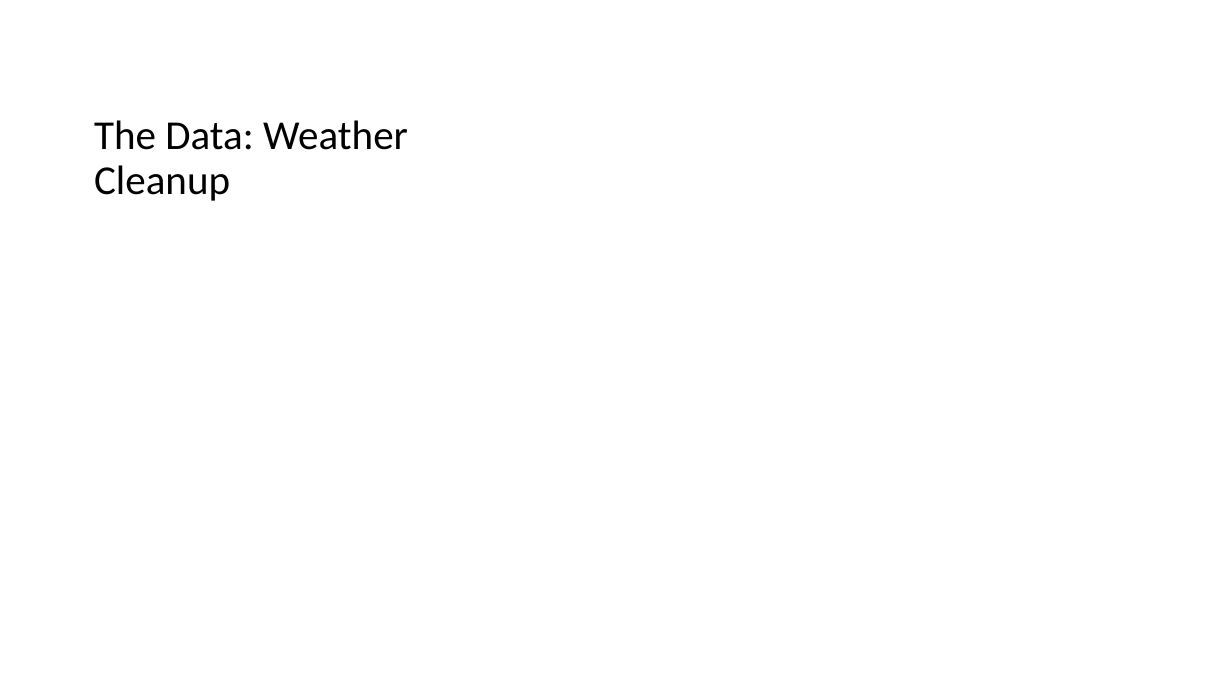
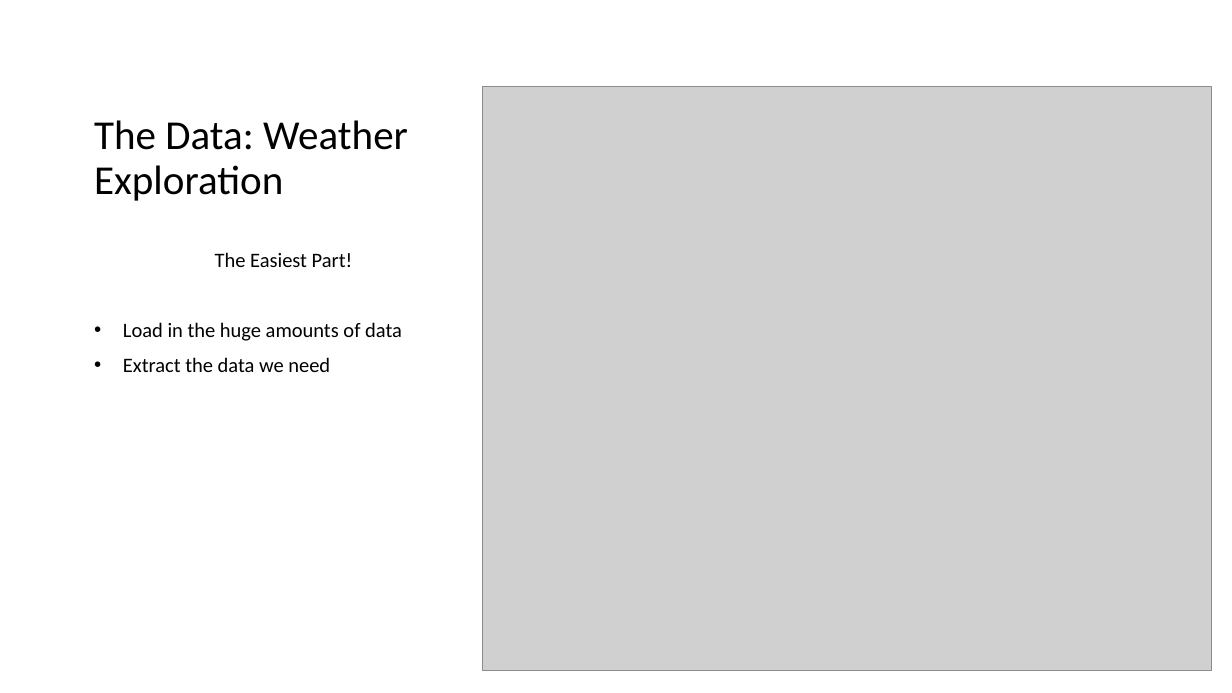
Before and after one commit to franciscohohn/Project_1, a slide deck: slide 5 of Weather_vs_Crime.pptx. Drawn at 1232x693 pixels with LibreOffice and Linux fonts; fonts in the diff are those of the drawing; grey boxes stand for pictures. Boxes give left, top, right and bottom in pixels: in the first picture for what was removed or moved away, otherwise in the second. Text is boxed around its words. In the diff, an @@ line names an element or a change of style, - is before the commit and + after.

```diff
--- a/Weather_vs_Crime.pptx
+++ b/Weather_vs_Crime.pptx
@@ picture added at (482, 87, 1212, 671) @@
@@ title at (94, 120, 408, 201): text changed @@
-The Data: Weather Cleanup
+The Data: Weather Exploration
@@ text added at (123, 252, 402, 372), 16 pt, text #000000 @@
+The Easiest Part!
+• Load in the huge amounts of data
+• Extract the data we need
```
Also in this commit, not shown: 2 other slides changed, 4 other files.
